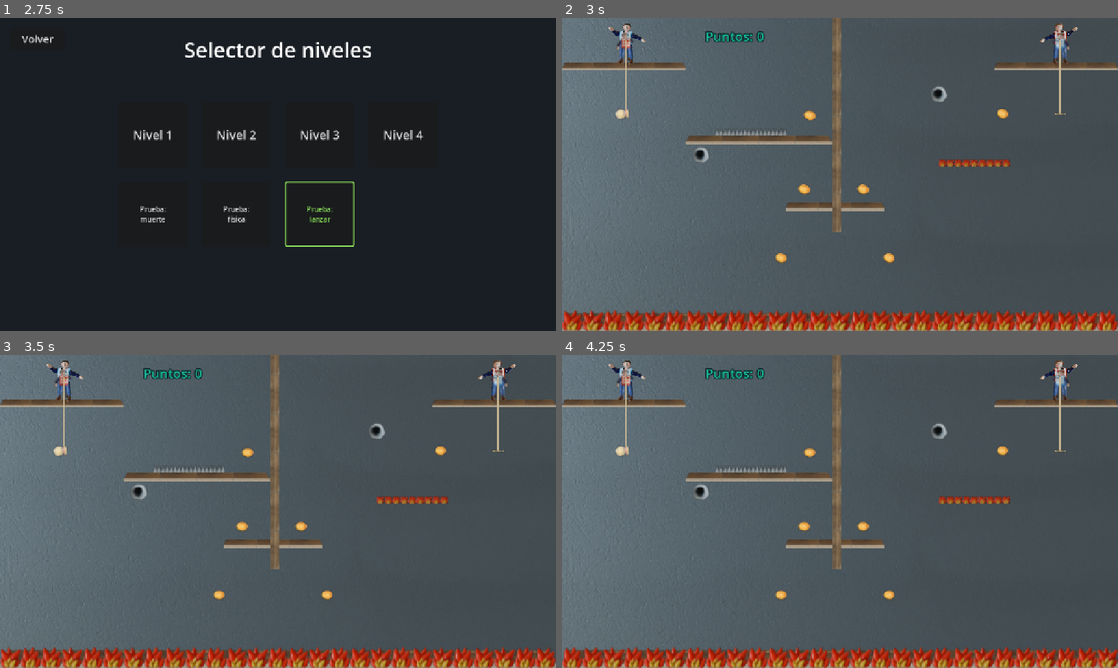
Above: before the commit, frames 1-4 (two rows, left to right).
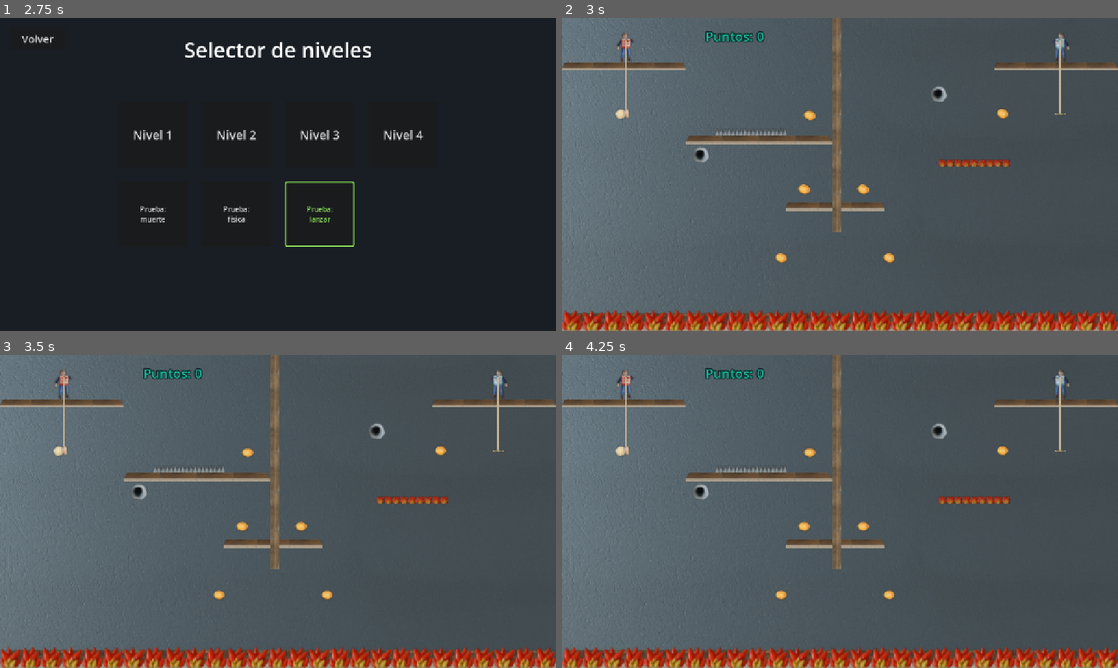
Above: after the commit, the same moments.

Repository: vittocher/emboque-de-a-dos
Game: Godot game, scene res://scenes/ui/main_menu.tscn
Two runs of this game, one before a commit and one after it. Both use one fixed random seed, a clock stepped at 60 frames per second and the inputs below.
Inputs (mouse positions are in pixels of both pictures, inside the frame that each line leads up to):
- Up to frame 1 (2.75 s): click "Jugar" at 0.5 s; click "Volver" at 1.25 s; click "Jugar" at 2 s
- Up to frame 2 (3 s): click "Nivel 2" at 2.75 s
- Up to frame 3 (3.5 s): no input
- Up to frame 4 (4.25 s): move the mouse to (962, 495) at 3.52 s

Frame 1 is identical in both runs. In frame 2, 0.4% of the frame differs, in the area x 8-93%, y 1-15%; in frame 3, 0.4%; in frame 4, 0.4%.

Commit message:
feat: add alternative player and UI assets, update level scenes with new resources

Diff:
--- a/scenes/level_2.tscn
+++ b/scenes/level_2.tscn
@@ -216,4 +216,5 @@
 theme_override_colors/font_color = Color(1, 0.95, 0.4, 1)
 
 [node name="TerrainArt" parent="." instance=ExtResource("90_terrain")]
+
 [node name="PauseMenu" parent="." instance=ExtResource("7_pause")]
--- a/scenes/level_3.tscn
+++ b/scenes/level_3.tscn
@@ -11,6 +11,8 @@
 [ext_resource type="Script" path="res://scripts/score_manager.gd" id="9_score"]
 [ext_resource type="PackedScene" path="res://scenes/both_death_zone.tscn" id="10_deathzone"]
 [ext_resource type="PackedScene" path="res://scenes/closeup_manager.tscn" id="11_closeup"]
+[ext_resource type="PackedScene" path="res://scenes/terrain_art.tscn" id="90_terrain"]
+[ext_resource type="PackedScene" path="res://scenes/background.tscn" id="91_background"]
 
 [sub_resource type="RectangleShape2D" id="Shape_start"]
 size = Vector2(200, 24)
@@ -25,6 +27,8 @@
 size = Vector2(240, 24)
 
 [node name="Level3" type="Node2D"]
+
+[node name="Background" parent="." instance=ExtResource("91_background")]
 
 [node name="Camera2D" type="Camera2D" parent="."]
 position = Vector2(640, 360)
@@ -154,7 +158,6 @@
 input_prefix = "p1"
 
 [node name="Player2" parent="." instance=ExtResource("1_player")]
-modulate = Color(1, 0.5, 0.4, 1)
 position = Vector2(1170, 456)
 input_prefix = "p2"
 
@@ -220,6 +223,8 @@
 offset_bottom = 65.0
 text = "Puntos: 0"
 theme_override_colors/font_color = Color(0.1, 0.75, 0.62, 1)
+theme_override_colors/font_outline_color = Color(0.05, 0.1, 0.12, 1)
+theme_override_constants/outline_size = 10
 theme_override_font_sizes/font_size = 30
 
 [node name="WinLabel" type="Label" parent="UI"]
@@ -231,4 +236,6 @@
 theme_override_font_sizes/font_size = 72
 theme_override_colors/font_color = Color(1, 0.95, 0.4, 1)
 
+[node name="TerrainArt" parent="." instance=ExtResource("90_terrain")]
+
 [node name="PauseMenu" parent="." instance=ExtResource("7_pause")]
--- a/scenes/level_4.tscn
+++ b/scenes/level_4.tscn
@@ -11,6 +11,8 @@
 [ext_resource type="Script" path="res://scripts/score_manager.gd" id="9_score"]
 [ext_resource type="PackedScene" path="res://scenes/both_death_zone.tscn" id="10_deathzone"]
 [ext_resource type="PackedScene" path="res://scenes/closeup_manager.tscn" id="11_closeup"]
+[ext_resource type="PackedScene" path="res://scenes/terrain_art.tscn" id="90_terrain"]
+[ext_resource type="PackedScene" path="res://scenes/background.tscn" id="91_background"]
 
 [sub_resource type="RectangleShape2D" id="Shape_sidefloor"]
 size = Vector2(360, 24)
@@ -22,6 +24,8 @@
 size = Vector2(220, 24)
 
 [node name="Level4" type="Node2D"]
+
+[node name="Background" parent="." instance=ExtResource("91_background")]
 
 [node name="Camera2D" type="Camera2D" parent="."]
 position = Vector2(640, 360)
@@ -111,7 +115,6 @@
 input_prefix = "p1"
 
 [node name="Player2" parent="." instance=ExtResource("1_player")]
-modulate = Color(1, 0.5, 0.4, 1)
 position = Vector2(1160, 468)
 input_prefix = "p2"
 
@@ -168,6 +171,8 @@
 offset_bottom = 65.0
 text = "Puntos: 0"
 theme_override_colors/font_color = Color(0.1, 0.75, 0.62, 1)
+theme_override_colors/font_outline_color = Color(0.05, 0.1, 0.12, 1)
+theme_override_constants/outline_size = 10
 theme_override_font_sizes/font_size = 30
 
 [node name="WinLabel" type="Label" parent="UI"]
@@ -179,4 +184,6 @@
 theme_override_font_sizes/font_size = 72
 theme_override_colors/font_color = Color(1, 0.95, 0.4, 1)
 
+[node name="TerrainArt" parent="." instance=ExtResource("90_terrain")]
+
 [node name="PauseMenu" parent="." instance=ExtResource("7_pause")]
--- a/scenes/player.tscn
+++ b/scenes/player.tscn
@@ -30,15 +30,6 @@
 visible = false
 color = Color(0, 0, 0, 1)
 polygon = PackedVector2Array(4, -20, 12, -20, 12, -12, 4, -12)
-[node name="Abierto" type="Sprite2D" parent="Visual/Art"]
-position = Vector2(0, -10)
-scale = Vector2(0.3, 0.3)
-
-[node name="Cruzado" type="Sprite2D" parent="Visual/Art"]
-visible = false
-position = Vector2(0, -10)
-scale = Vector2(0.3, 0.3)
-
 [node name="Sprite" type="AnimatedSprite2D" parent="Visual/Art"]
 texture_filter = 4
 position = Vector2(0, -1.6)
--- a/scenes/ui/main_menu.tscn
+++ b/scenes/ui/main_menu.tscn
@@ -1,7 +1,7 @@
 [gd_scene load_steps=4 format=3]
 
 [ext_resource type="Script" path="res://scripts/ui/main_menu.gd" id="1_menu"]
-[ext_resource type="Texture2D" uid="uid://b3om0k3bvxk3c" path="res://art/portada.png" id="2_portada"]
+[ext_resource type="Texture2D" uid="uid://b3om0k3bvxk3c" path="res://assets/ui/portada.png" id="2_portada"]
 [ext_resource type="PackedScene" path="res://scenes/ui/boton_madera.tscn" id="3_boton"]
 
 [node name="MainMenu" type="Control"]
--- a/scenes/ui/pause_menu.tscn
+++ b/scenes/ui/pause_menu.tscn
@@ -1,7 +1,7 @@
 [gd_scene load_steps=14 format=3]
 
 [ext_resource type="Script" path="res://scripts/pause_menu.gd" id="1_pause"]
-[ext_resource type="Texture2D" path="res://art/ui/pause_menu.webp" id="2_art"]
+[ext_resource type="Texture2D" path="res://assets/ui/pause_menu.webp" id="2_art"]
 
 [sub_resource type="StyleBoxEmpty" id="Style_none"]
 
--- a/scripts/player.gd
+++ b/scripts/player.gd
@@ -109,15 +109,7 @@
 @onready var _visual: Node2D = $Visual
 @onready var _art: Node2D = $Visual/Art
 @onready var _sprite: AnimatedSprite2D = $Visual/Art.get_node_or_null("Sprite") as AnimatedSprite2D
-@onready var _pose_abierta: Sprite2D = $Visual/Art.get_node_or_null("Abierto") as Sprite2D
-@onready var _pose_cruzada: Sprite2D = $Visual/Art.get_node_or_null("Cruzado") as Sprite2D
 @onready var _anchor_offset: Vector2 = ($RopeAnchor as Node2D).position
-
-## Texturas por jugador: [pose abierta, pose cruzada]. J1 (campana) azul, J2 (palito) naranja.
-const _SPRITES := {
-	"p1": ["res://art/jugador_azul_abierto.png", "res://art/jugador_azul_cruzado.png"],
-	"p2": ["res://art/jugador_naranja_abierto.png", "res://art/jugador_naranja_cruzado.png"],
-}
 
 func _ready() -> void:
 	# Al empezar mira hacia el centro de la pantalla (hacia su compañero).
@@ -128,13 +120,6 @@
 	if _sprite != null and frames != null:
 		_sprite.sprite_frames = frames
 		_sprite.play("idle")
-	# El tinte placeholder de los niveles no debe teñir el sprite real.
-	modulate = Color.WHITE
-	var set: Array = _SPRITES.get(input_prefix, _SPRITES["p1"])
-	if _pose_abierta != null:
-		_pose_abierta.texture = load(set[0])
-	if _pose_cruzada != null:
-		_pose_cruzada.texture = load(set[1])
 
 func _physics_process(delta: float) -> void:
 	if _hooked and _taut:
@@ -145,7 +130,6 @@
 		_check_rope_taut()
 	_update_facing()
 	_update_visual(delta)
-	_update_pose()
 	_update_animation()
 
 func _process_platformer(delta: float) -> void:
@@ -379,14 +363,6 @@
 	elif ((_hooked and _taut) or _launched) and absf(velocity.x) > FACE_MIN_SPEED:
 		facing = 1 if velocity.x > 0.0 else -1
 	_art.scale.x = facing
-
-## Pose del personaje: brazos abiertos normal; brazo cruzado mientras tira el emboque.
-func _update_pose() -> void:
-	if _pose_abierta == null or _pose_cruzada == null:
-		return
-	var tirando := Input.is_action_pressed(input_prefix + "_pull")
-	_pose_abierta.visible = not tirando
-	_pose_cruzada.visible = tirando
 
 ## Nombre del estado para animar el arte: "idle", "walk", "jump", "fall", "swing",
 ## "push" o "aim".
Renamed: art/campana.png -> assets/emboque/alternativos/campana.png
Not shown, changed: assets/emboque/alternativos/campana.png.import
Renamed: art/palito.png -> assets/emboque/alternativos/palito.png
Not shown, changed: assets/emboque/alternativos/palito.png.import
Renamed: art/jugador_azul_abierto.png -> assets/jugadores/p1/alternativos/jugador_azul_abierto.png
Not shown, changed: assets/jugadores/p1/alternativos/jugador_azul_abierto.png.import
Renamed: art/jugador_azul_cruzado.png -> assets/jugadores/p1/alternativos/jugador_azul_cruzado.png
Not shown, changed: assets/jugadores/p1/alternativos/jugador_azul_cruzado.png.import
Renamed: art/jugador_naranja_abierto.png -> assets/jugadores/p2/alternativos/jugador_naranja_abierto.png
Not shown, changed: assets/jugadores/p2/alternativos/jugador_naranja_abierto.png.import
Renamed: art/jugador_naranja_cruzado.png -> assets/jugadores/p2/alternativos/jugador_naranja_cruzado.png
Not shown, changed: assets/jugadores/p2/alternativos/jugador_naranja_cruzado.png.import
(and 5 more such lines)
